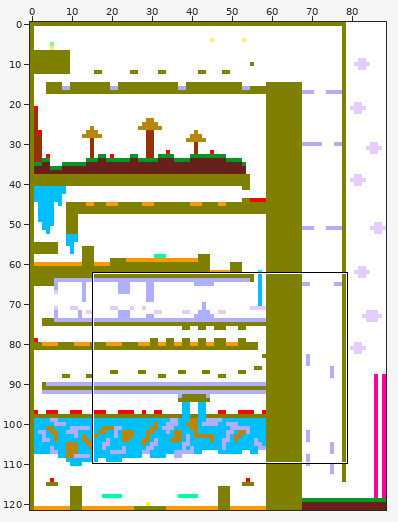
One commit to this sprite sheet: resources/maps/map_9.png. Above: a wide view before the commit, with the close-up outlined.
Close-up. Before the edit:
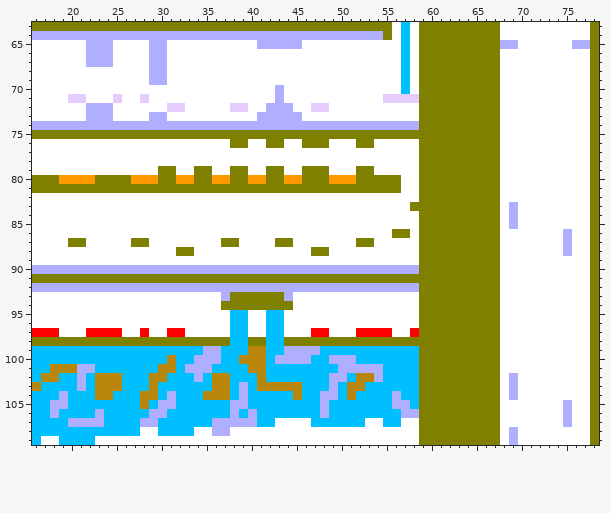
The file is 89x122 pixels. Shown: x 16..78, y 63..109.
The same view after the edit:
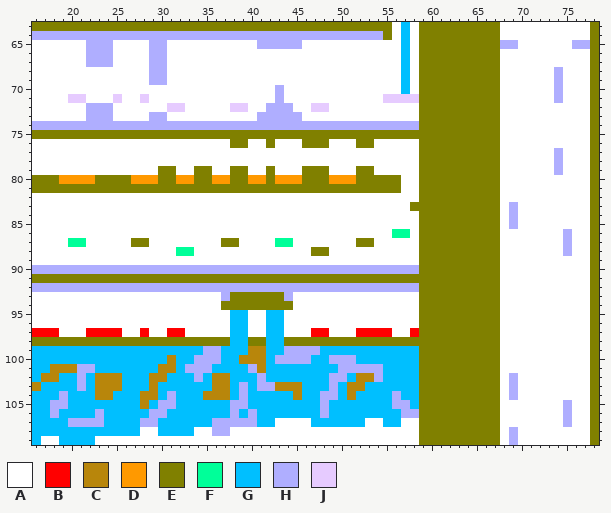
Palette (. is transparent): A #ffffff  B #ff0000  C #b8860b  D #ff9900  E #808000  F #00ff99  G #00bfff  H #afaeff  J #e6cbff
Change:
y 68..71: x 74 A -> H
y 76: x 43 E -> A
y 77..78: x 74 A -> H
y 79: x 43 E -> A; x 74 A -> H
y 80: x 43 E -> D
y 86: x 56..57 EE -> FF
y 87: x 20..21 EE -> FF; x 43..44 EE -> FF
y 88: x 32..33 EE -> FF
y 101: x 40 C -> H
y 102: x 41 C -> H
y 103: x 41..42 CC -> HH
Boxes around the changes in both close-ups, in picture pixels (x1, y1, x2, y2):
changed: (554, 67, 563, 103)
changed: (275, 139, 284, 184)
changed: (554, 148, 563, 175)
changed: (392, 229, 410, 238)
changed: (68, 238, 86, 247)
changed: (275, 238, 293, 247)
changed: (176, 247, 194, 256)
changed: (248, 364, 275, 391)
